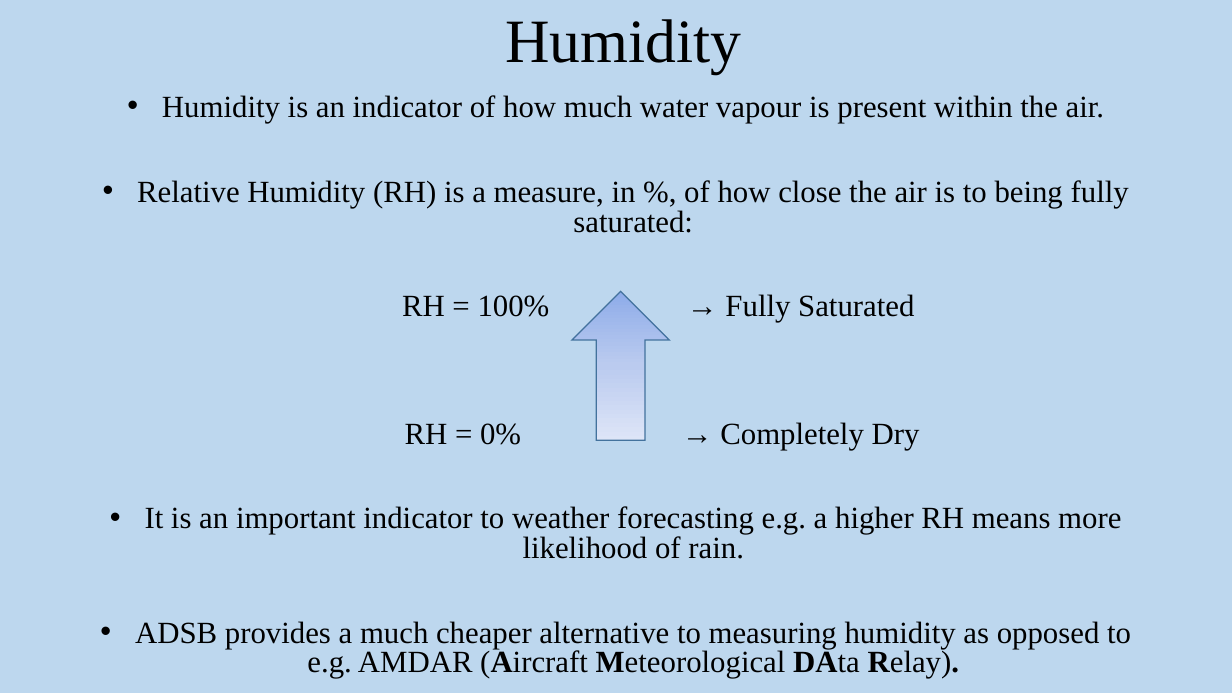
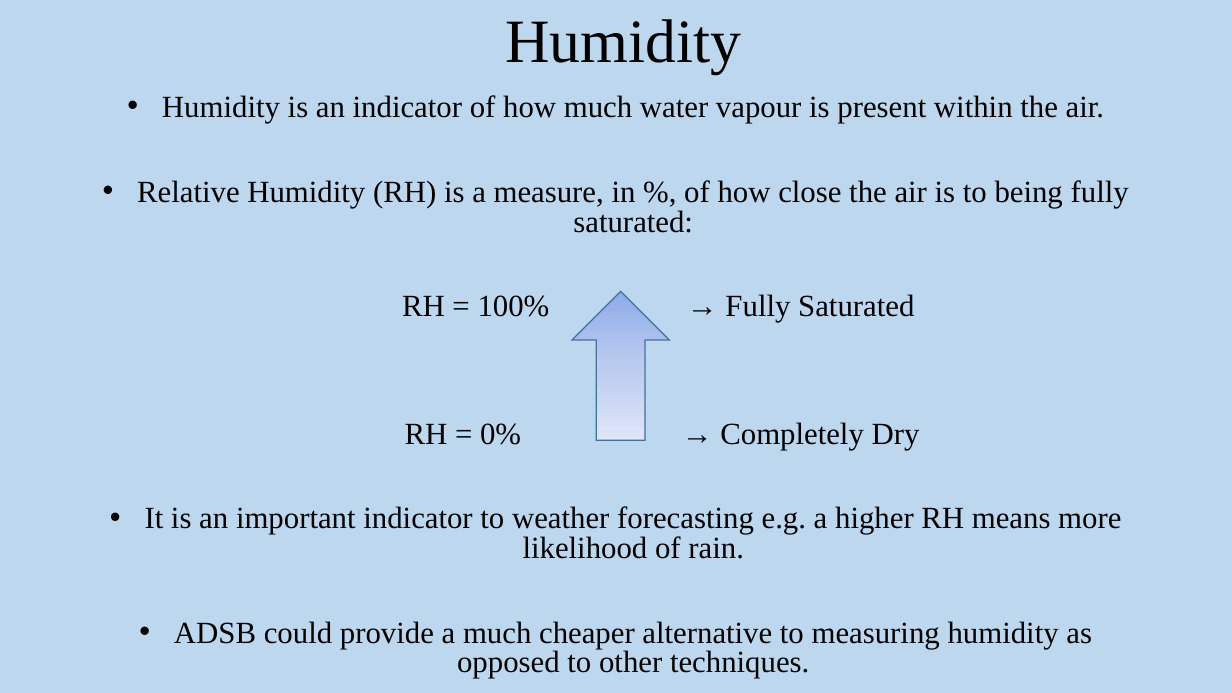
Before and after one commit to drummerevans/Uni_Work, a slide deck: slide 3 of PHY3147/ADSB_Presentation.pptx. Drawn at 1232x693 pixels with LibreOffice and Linux fonts; fonts in the diff are those of the drawing. Boxes give left, top, right and bottom in pixels: in the first picture for what was removed or moved away, otherwise in the second. Text is boxed around its words. In the diff, an @@ line names an element or a change of style, - is before the commit and + after.

Commit message:
ADSB Presentation Final

```diff
--- a/PHY3147/ADSB_Presentation.pptx
+++ b/PHY3147/ADSB_Presentation.pptx
@@ text at (174, 621, 1092, 678): text changed @@
-• ADSB provides a much cheaper alternative to measuring humidity as opposed to e.g. AMDAR (Aircraft Meteorological DAta Relay).
+• ADSB could provide a much cheaper alternative to measuring humidity as opposed to other techniques.
```
Also in this commit, not shown: 1 other slide changed, 1 other file.
